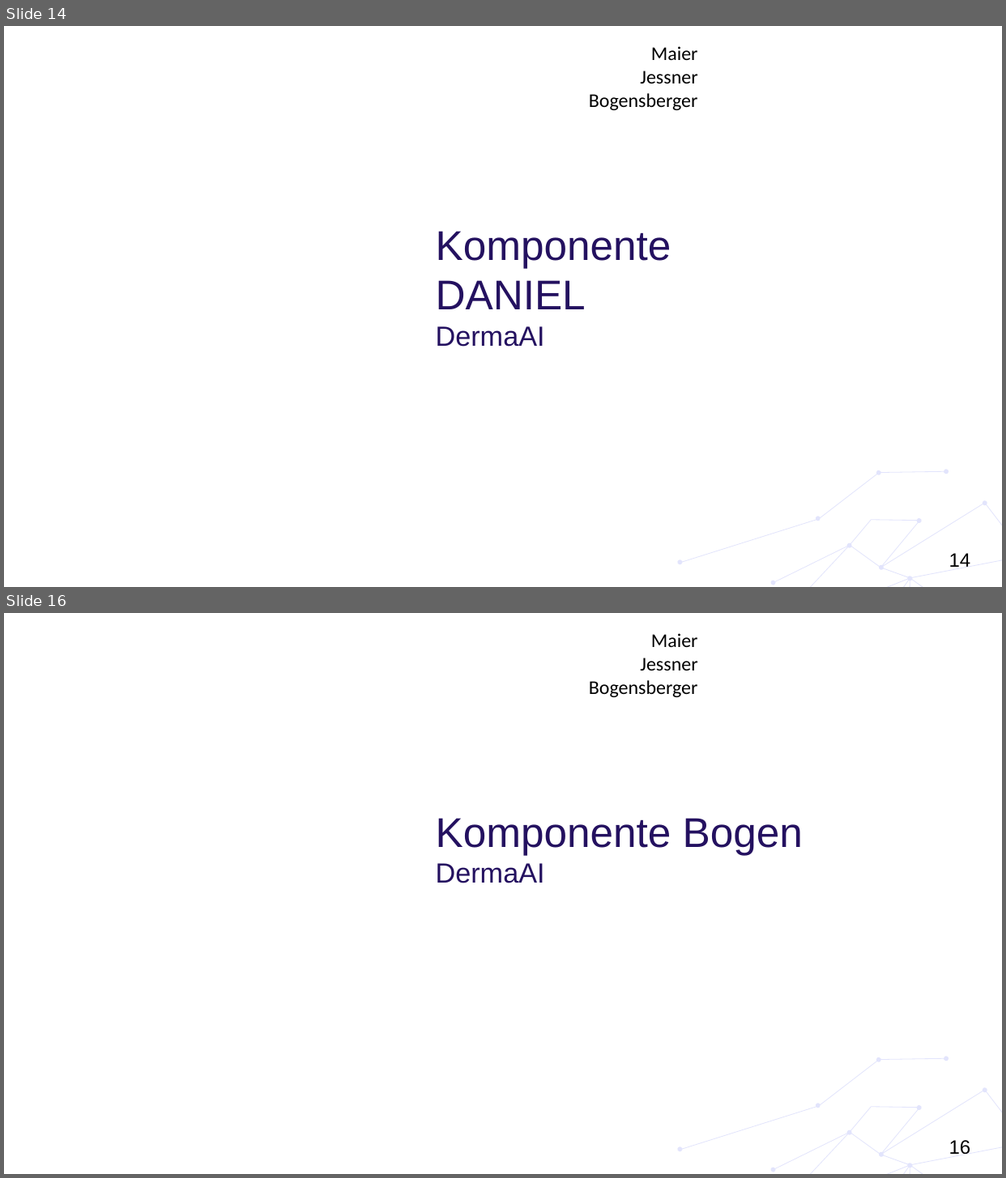
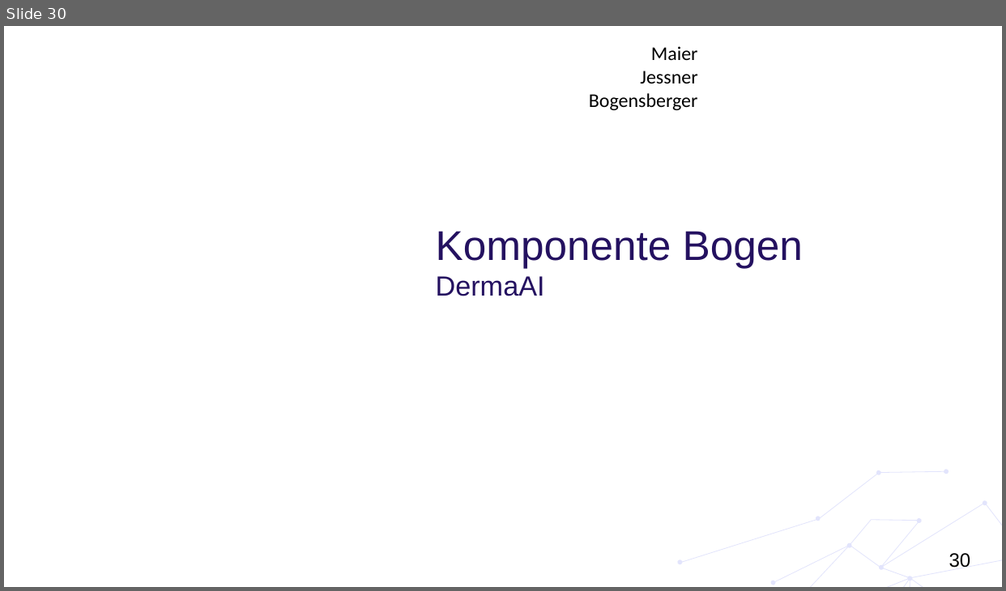
Before and after one commit to huthuthiddeli/DermaAI, a slide deck: documents/DA11_DermaAI_Präsentation3.pptx. Shown one above the other, each under a label of ours: slides 14 and 16 before the commit, slide 30 after it; the slides between them are not shown. The pictures are 1006x1178 and 1006x591 pixels, drawn with LibreOffice and Linux fonts; fonts in the diff are those of the drawing; background and template pictures are left out. Boxes give left, top, right and bottom in pixels: in the first picture for what was removed or moved away, otherwise in the second. Text is boxed around its words. In the diff, an @@ line names an element or a change of style, - is before the commit and + after.

```diff
--- a/documents/DA11_DermaAI_Präsentation3.pptx
+++ b/documents/DA11_DermaAI_Präsentation3.pptx
@@ slide 14 removed at [4, 26, 1002, 587], background #FFFFFF; not listed: 4 template elements that a slide beside it also shows @@
@@ title removed at [436, 231, 671, 347] @@
-Komponente DANIEL
-DermaAI
@@ what was slide 16 is now slide 30 @@
@@ page number at [949, 553, 971, 568]: text changed @@
-16
+30
```
Also in this commit, not shown: 3 slides changed, 17 slides added, 3 other slides removed, 13 other files.
